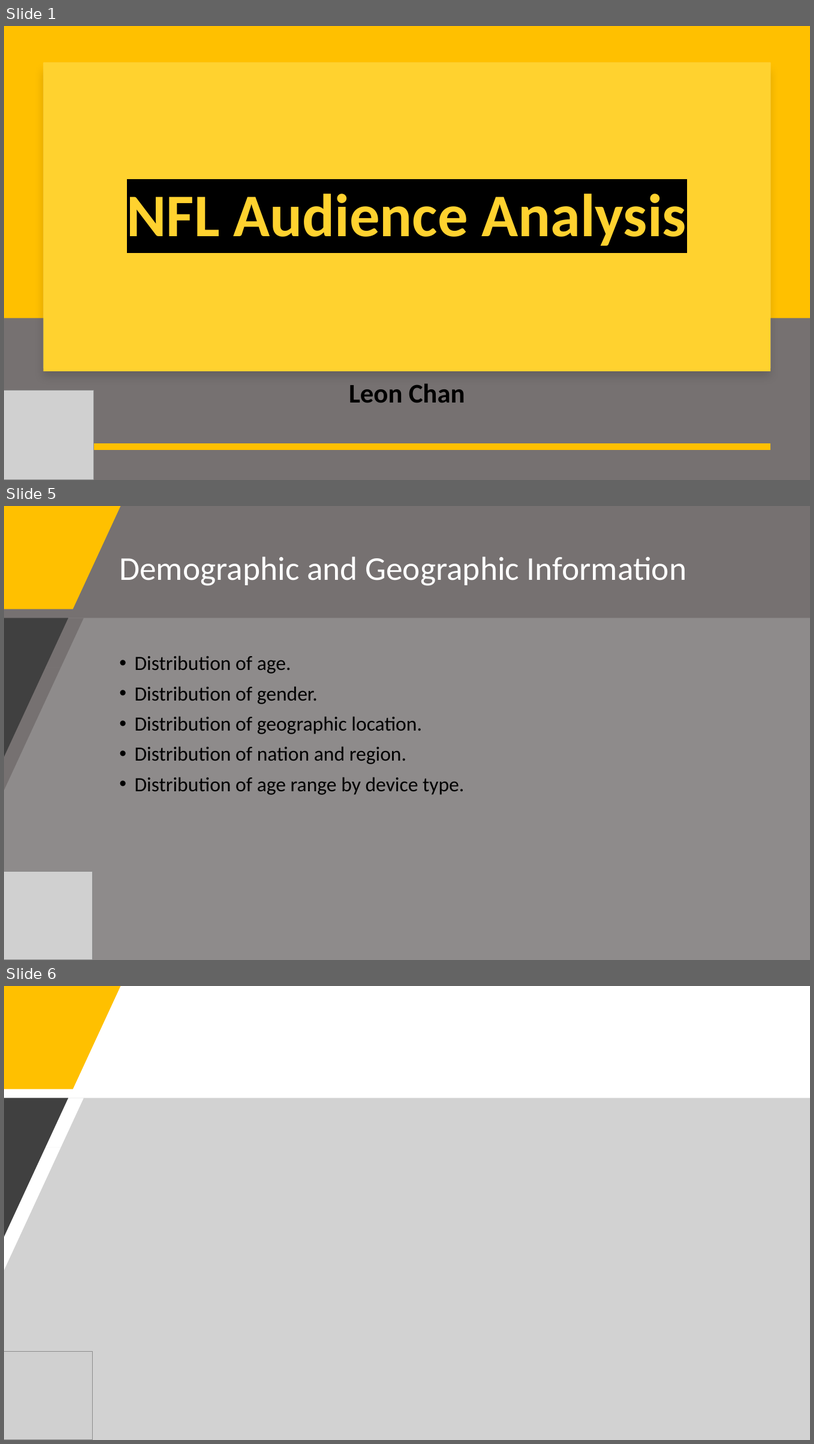
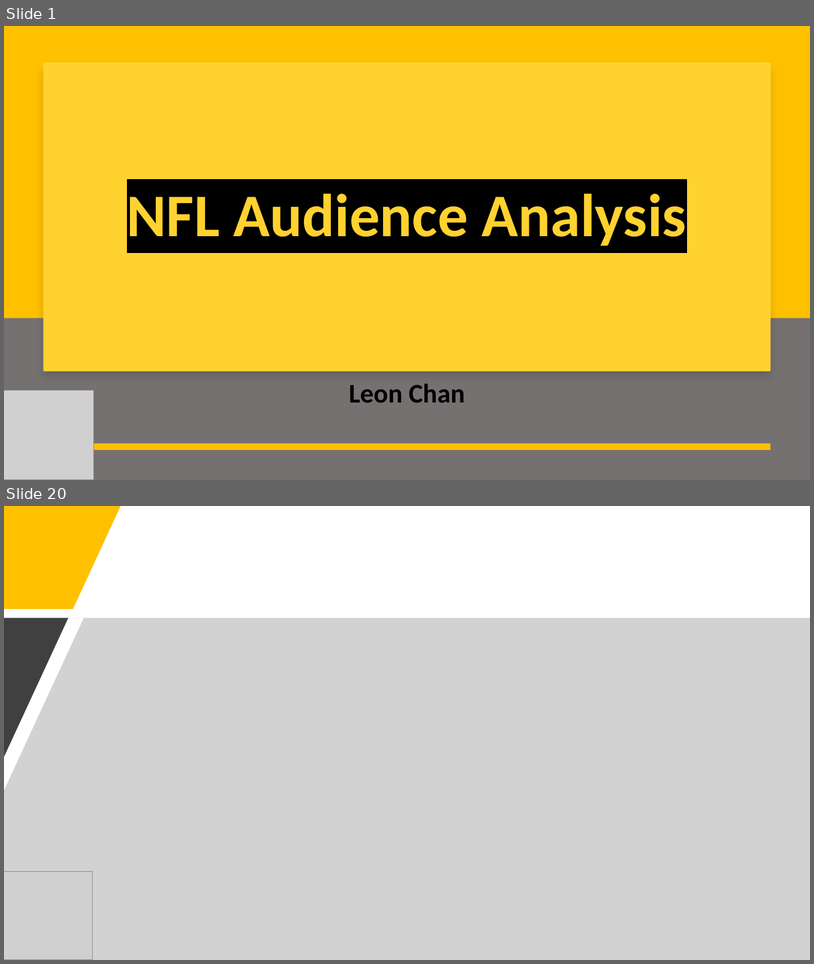
Before and after one commit to leonghchan/nfl-audience-analysis, a slide deck: NFL_Audience_Presentation.pptx. Shown one above the other, each under a label of ours: slides 1, 5 and 6 before the commit, slides 1 and 20 after it; the slides between them are not shown. The pictures are 814x1444 and 814x964 pixels, drawn with LibreOffice and Linux fonts; fonts in the diff are those of the drawing; grey boxes stand for pictures. Boxes give left, top, right and bottom in pixels: in the first picture for what was removed or moved away, otherwise in the second. Text is boxed around its words. In the diff, an @@ line names an element or a change of style, - is before the commit and + after.

```diff
--- a/NFL_Audience_Presentation.pptx
+++ b/NFL_Audience_Presentation.pptx
@@ slide 5 removed at <box>4,506,810,960</box>, background #767171 @@
@@ freeform shape removed at <box>4,506,121,609</box> @@
@@ title removed at <box>119,556,687,586</box> @@
-Demographic and Geographic Information
@@ freeform shape removed at <box>4,618,810,960</box> @@
@@ freeform shape removed at <box>4,618,68,756</box> @@
@@ text removed at <box>135,655,464,795</box> @@
-• Distribution of age.
-• Distribution of gender.
-• Distribution of geographic location.
-• Distribution of nation and region.
-• Distribution of age range by device type.
@@ picture removed at <box>4,871,93,960</box> @@
@@ what was slide 6 is now slide 20 @@
```
Also in this commit, not shown: 3 slides changed, 15 slides added, 3 other slides removed, 9 other files.
